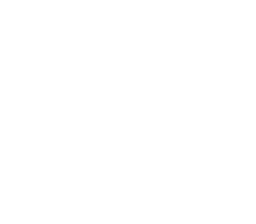
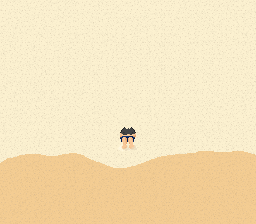
Revision of a layered 256px x 224px image; what changed, layer by layer:
hid group "waves" (2 layers) over [0,24,256,224]
showed group "bg" (6 layers) over [0,0,256,224]
showed "texture" over [1,1,256,222]
showed "Layer 1" over [0,0,256,224]
